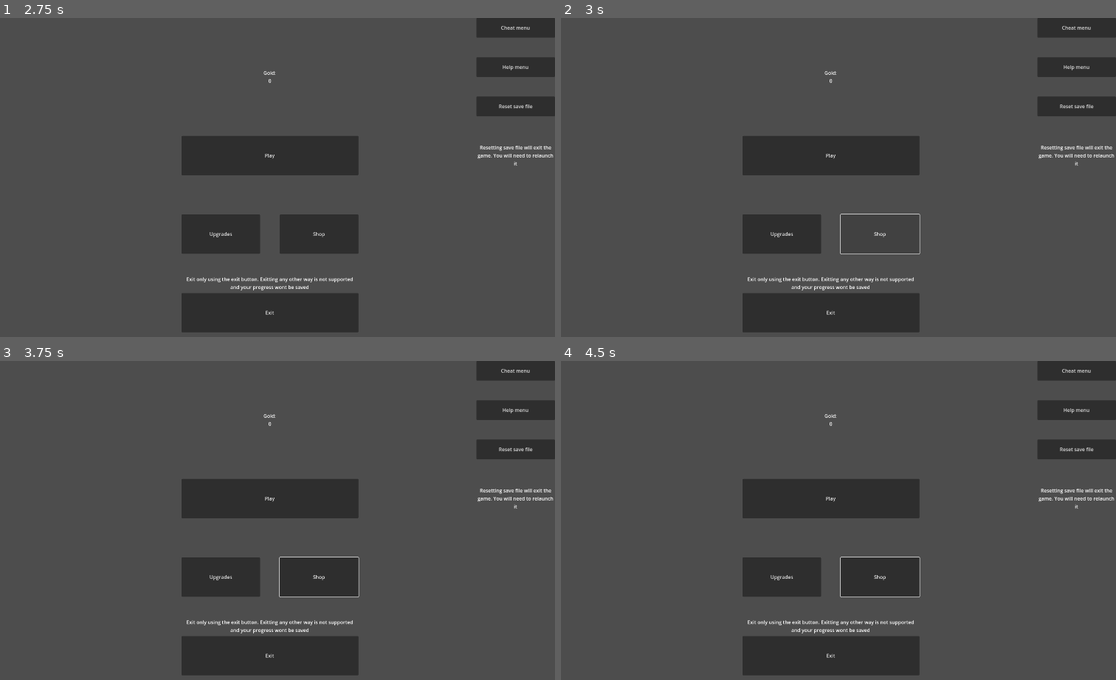
Above: before the commit, frames 1-4 (two rows, left to right).
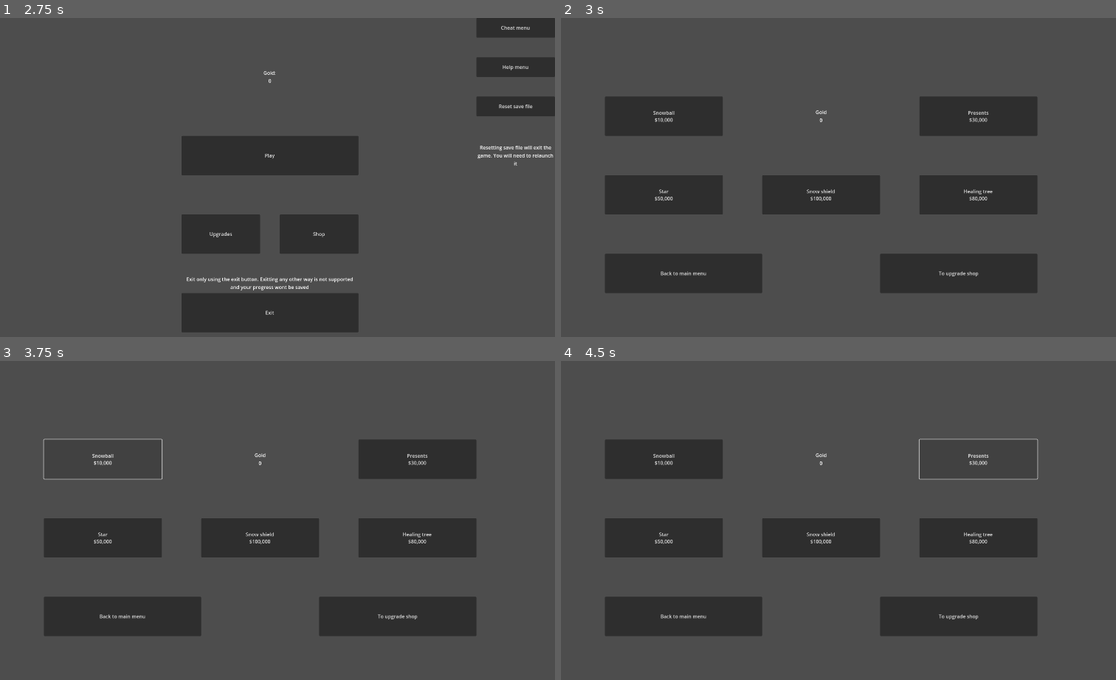
Above: after the commit, the same moments.

Repository: Mohit-Pala/Santa-Survivors
Game: Godot game, scene res://Game/Scenes/Ui/Load Game.tscn
Same seed, same stepped clock (60 frames per second), same inputs: the game is played once before the commit and once after it.
Inputs (mouse positions are in pixels of both pictures, inside the frame that each line leads up to):
- Up to frame 1 (2.75 s): no input
- Up to frame 2 (3 s): click "Shop" at 2.75 s
- Up to frame 3 (3.75 s): click (105, 459) at 3.5 s, where only the run after the commit has a clickable "Snowball $10,000"
- Up to frame 4 (4.5 s): click (977, 459) at 4.25 s, where only the run after the commit has a clickable "Presents $30,000"

Frame 1 is identical in both runs. In frame 2, 32% of the frame differs, in the area x 7-100%, y 0-99%; in frame 3, 32%; in frame 4, 32%.
Error in both runs: Invalid call. Nonexistent function 'changeLimitBreak' in base 'Node (upgrades.gd)'. (res://Game/Scripts/Ui/Load)

Commit message:
Finished upgrade shop

Diff:
--- a/Game/Scenes/Ui/Main Menu.tscn
+++ b/Game/Scenes/Ui/Main Menu.tscn
@@ -99,6 +99,7 @@
 vertical_alignment = 1
 autowrap_mode = 3
 
+[connection signal="pressed" from="Shop" to="." method="_on_shop_pressed"]
 [connection signal="pressed" from="Upgrade" to="." method="_on_upgrade_pressed"]
 [connection signal="pressed" from="Exit" to="." method="_on_exit_pressed"]
 [connection signal="pressed" from="Cheat" to="." method="_on_cheat_pressed"]
--- a/Game/Scenes/Ui/Shop Menu.tscn
+++ b/Game/Scenes/Ui/Shop Menu.tscn
@@ -26,6 +26,8 @@
 offset_top = 256.0
 offset_right = 640.0
 offset_bottom = 384.0
+text = "Snowball
+$10,000"
 
 [node name="Presents" type="Button" parent="."]
 layout_mode = 0
@@ -33,6 +35,8 @@
 offset_top = 256.0
 offset_right = 1664.0
 offset_bottom = 384.0
+text = "Presents
+$30,000"
 
 [node name="Star" type="Button" parent="."]
 layout_mode = 0
@@ -40,6 +44,8 @@
 offset_top = 512.0
 offset_right = 640.0
 offset_bottom = 640.0
+text = "Star
+$50,000"
 
 [node name="Snow shield" type="Button" parent="."]
 layout_mode = 0
@@ -47,6 +53,8 @@
 offset_top = 512.0
 offset_right = 1152.0
 offset_bottom = 640.0
+text = "Snow shield
+$100,000"
 
 [node name="Healing tree" type="Button" parent="."]
 layout_mode = 0
@@ -54,6 +62,8 @@
 offset_top = 512.0
 offset_right = 1664.0
 offset_bottom = 640.0
+text = "Healing tree
+$80,000"
 
 [node name="Back to main menu" type="Button" parent="."]
 layout_mode = 0
--- a/Game/Scripts/Ui/Main Menu.gd
+++ b/Game/Scripts/Ui/Main Menu.gd
@@ -19,3 +19,7 @@
 
 func _on_upgrade_pressed():
 	get_tree().change_scene_to_file("res://Game/Scenes/Ui/Upgrades.tscn")
+
+
+func _on_shop_pressed():
+	get_tree().change_scene_to_file("res://Game/Scenes/Ui/Shop Menu.tscn")
--- a/Game/Scripts/Ui/Shop Menu.gd
+++ b/Game/Scripts/Ui/Shop Menu.gd
@@ -3,36 +3,60 @@
 var currGold
 # Called when the node enters the scene tree for the first time.
 func _ready():
-	updateGold()
+	update()
 
-func updateGold():
+func update():
 	currGold = Gold.gold
 	$"Gold label".text = "Gold\n" + str(currGold)
-
+	if(Shop.snowball):
+		$Snowball.text = "Snowball: Unlocked"
+	if(Shop.presents):
+		$Presents.text = "Presents: Unlocked"
+	if(Shop.star):
+		$Star.text = "Star: unlocked"
+	if(Shop.snowShield):
+		$"Snow shield".text = "Snow shield: unlocked"
+	if(Shop.healingTree):
+		$"Healing tree".text = "Healing tree: unlocked"
 
 func _on_snowball_pressed():
-	pass # Replace with function body.
+	if(currGold > 10000):
+		Gold.reduceGold(10000)
+		Shop.unlockSnowball()
+	update()
 
 
 func _on_presents_pressed():
-	pass # Replace with function body.
+	if(currGold > 30000):
+		Gold.reduceGold(30000)
+		Shop.unlockPresents()
+	update()
 
 
 func _on_star_pressed():
-	pass # Replace with function body.
+	if(currGold > 50000):
+		Gold.reduceGold(50000)
+		Shop.unlockStar()
+	update()
 
 
 func _on_snow_shield_pressed():
-	pass # Replace with function body.
+	if(currGold > 100000):
+		Gold.reduceGold(100000)
+		Shop.unlockSnowShield()
+	update()
 
 
 func _on_healing_tree_pressed():
-	pass # Replace with function body.
+	if(currGold > 80000):
+		Gold.reduceGold(80000)
+		Shop.unlockHealingTree()
+	update()
 
 
 func _on_back_to_main_menu_pressed():
-	pass # Replace with function body.
+	get_tree().change_scene_to_file("res://Game/Scenes/Ui/Main Menu.tscn")
 
 
 func _on_to_upgrade_menu_pressed():
-	pass # Replace with function body.
+	get_tree().change_scene_to_file("res://Game/Scenes/Ui/Upgrades.tscn")
